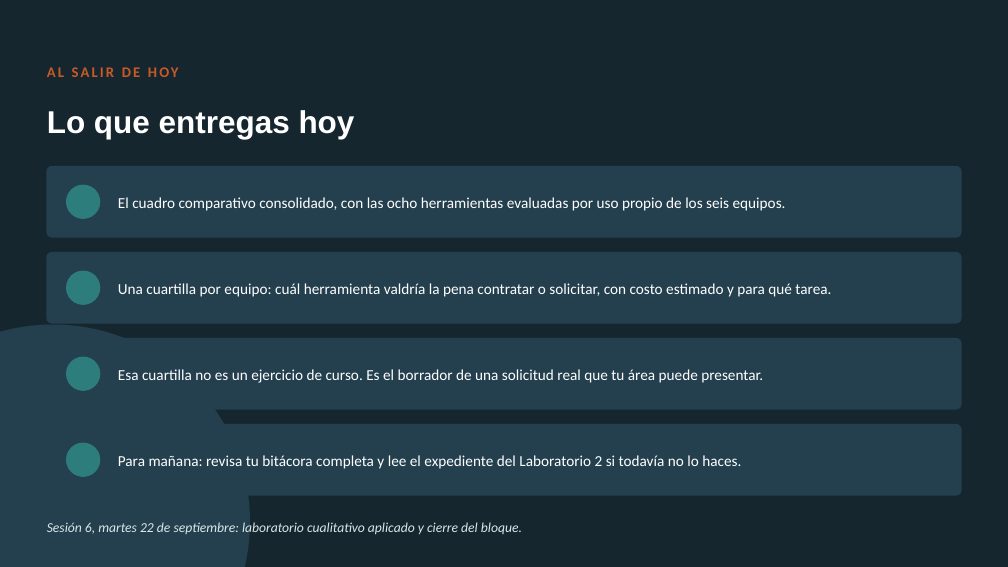
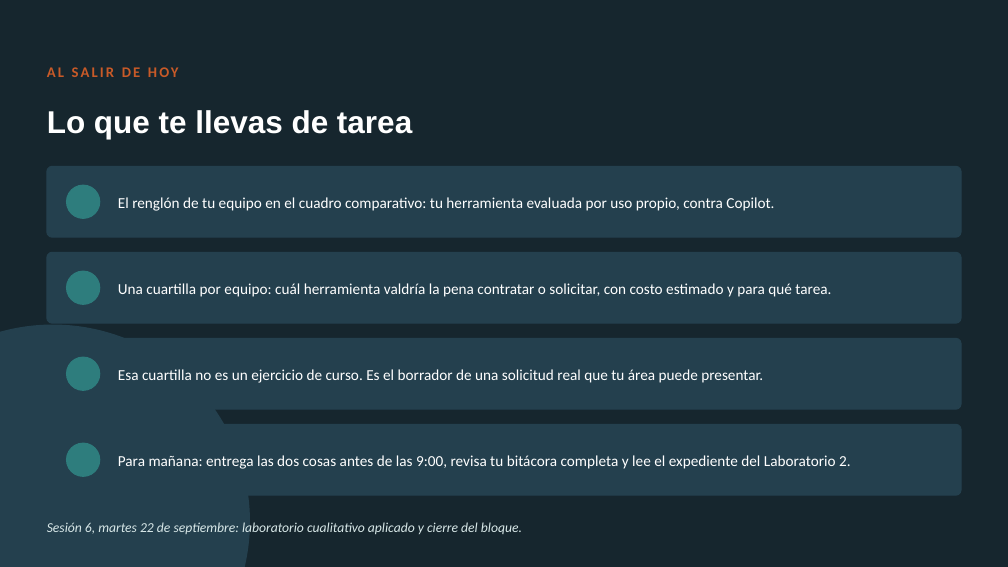
Before and after one commit to marvtrejo/curso-inegi-gen-ai, a slide deck: slide 27 of sesion-05/Sesion_05_Ecosistema_Herramientas.pptx (slide 19 before the commit). Drawn at 1008x567 pixels with LibreOffice and Linux fonts; fonts in the diff are those of the drawing. Boxes give left, top, right and bottom in pixels: in the first picture for what was removed or moved away, otherwise in the second. Text is boxed around its words. In the diff, an @@ line names an element or a change of style, - is before the commit and + after.

```diff
--- a/sesion-05/Sesion_05_Ecosistema_Herramientas.pptx
+++ b/sesion-05/Sesion_05_Ecosistema_Herramientas.pptx
@@ text at <box>47,110,412,139</box>: text changed @@
-Lo que entregas hoy
+Lo que te llevas de tarea
@@ text at <box>118,197,774,211</box>: text changed @@
-El cuadro comparativo consolidado, con las ocho herramientas evaluadas por uso propio de los seis equipos.
+El renglón de tu equipo en el cuadro comparativo: tu herramienta evaluada por uso propio, contra Copilot.
@@ text at <box>118,455,851,469</box>: text changed @@
-Para mañana: revisa tu bitácora completa y lee el expediente del Laboratorio 2 si todavía no lo haces.
+Para mañana: entrega las dos cosas antes de las 9:00, revisa tu bitácora completa y lee el expediente del Laboratorio 2.
```
Also in this commit, not shown: 11 other slides changed, 9 slides added, 1 slide removed, 3 other files.
